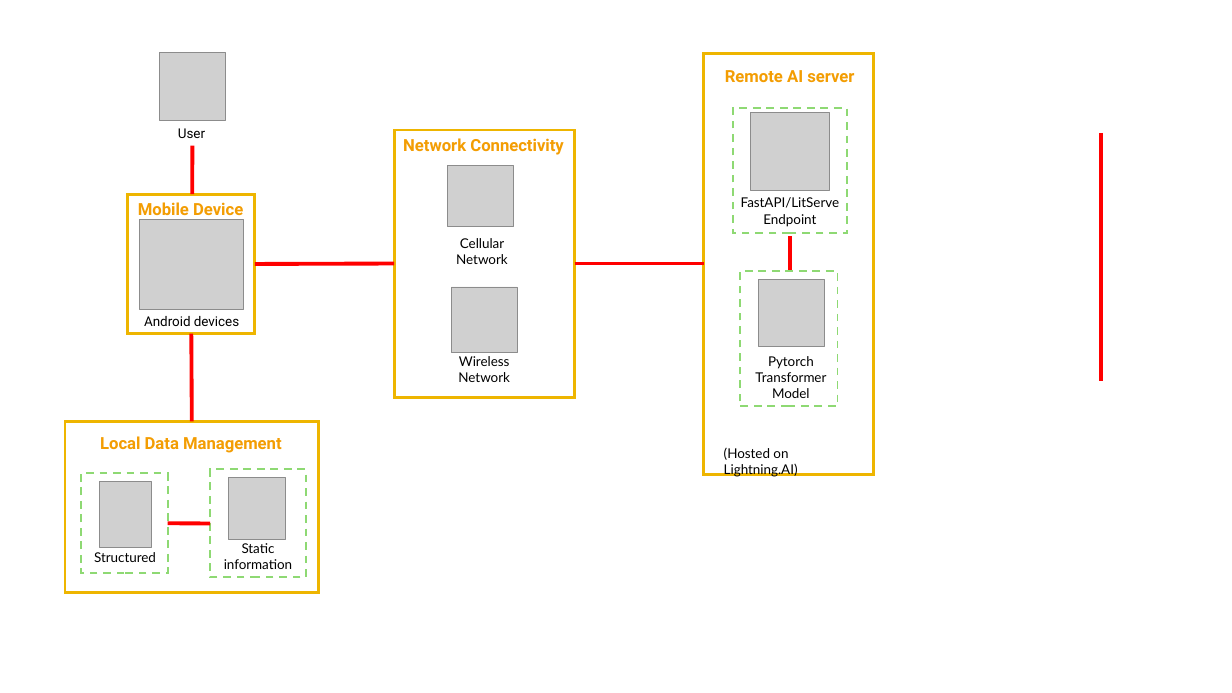
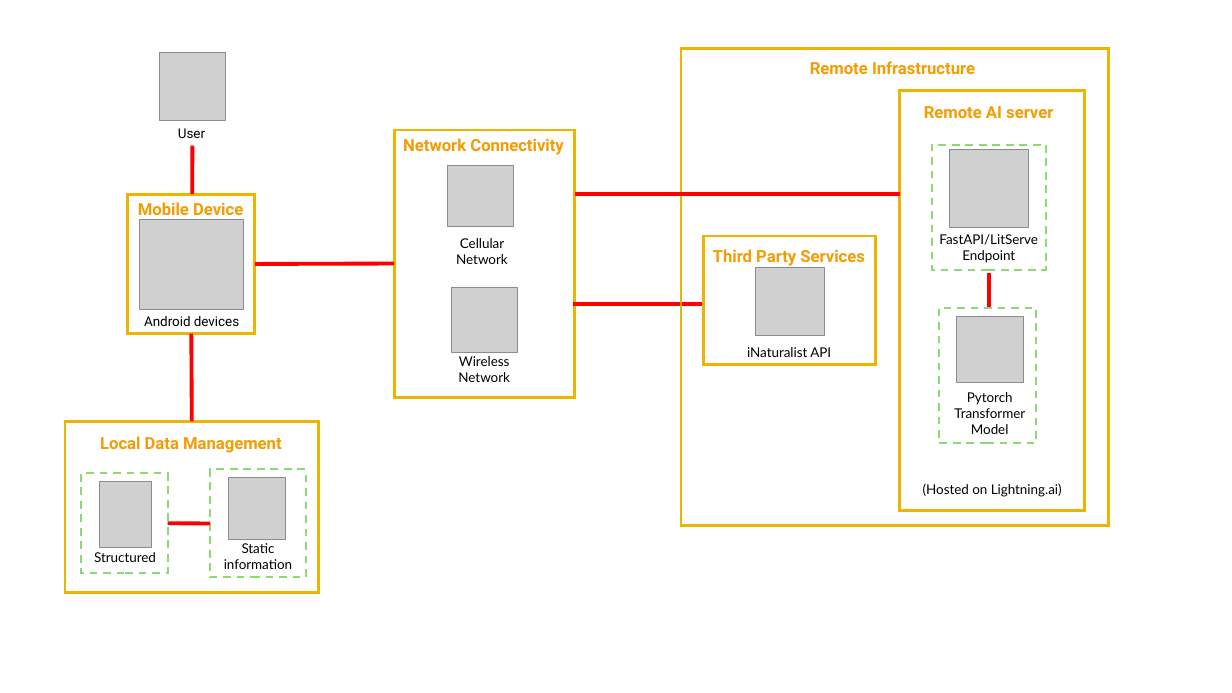
Before and after one commit to CommonHouseCat/fungiscan-mushroom-identifier, a slide deck: slide 2 of Báo cáo/Diagram/System architecture.pptx. Drawn at 1232x693 pixels with LibreOffice and Linux fonts; fonts in the diff are those of the drawing; grey boxes stand for pictures. Boxes give left, top, right and bottom in pixels: in the first picture for what was removed or moved away, otherwise in the second. Text is boxed around its words. In the diff, an @@ line names an element or a change of style, - is before the commit and + after.

```diff
--- a/Báo cáo/Diagram/System architecture.pptx
+++ b/Báo cáo/Diagram/System architecture.pptx
@@ group added at box(681, 48, 1109, 526): 3 texts, 2 rectangles, 1 picture @@
+Remote Infrastructure
+iNaturalist API
+Third Party Services
@@ rectangle "(Hosted on Lightning.AI)": place and size @@
-rectangle "(Hosted on Lightning.AI)" at box(704, 54, 874, 474)
+rectangle "(Hosted on Lightning.AI)" at box(900, 91, 1085, 511)
@@ 3 texts, 2 pictures, 2 rectangles, 1 line: place and size @@
-3 texts, 2 pictures, 2 rectangles, 1 line at box(725, 70, 854, 407)
+3 texts, 2 pictures, 2 rectangles, 1 line at box(924, 106, 1053, 443)
@@ line removed from (1102, 133) to (1102, 381) @@
@@ line added from (575, 194) to (900, 194), #FF0000 3 pt @@
@@ line moved from (575, 263) - (704, 263) to (573, 304) - (701, 304) @@
@@ text at box(923, 484, 1062, 497): text changed @@
-(Hosted on Lightning.AI)
+(Hosted on Lightning.ai)
```
Also in this commit, not shown: 1 other slide changed, 6 other files.
